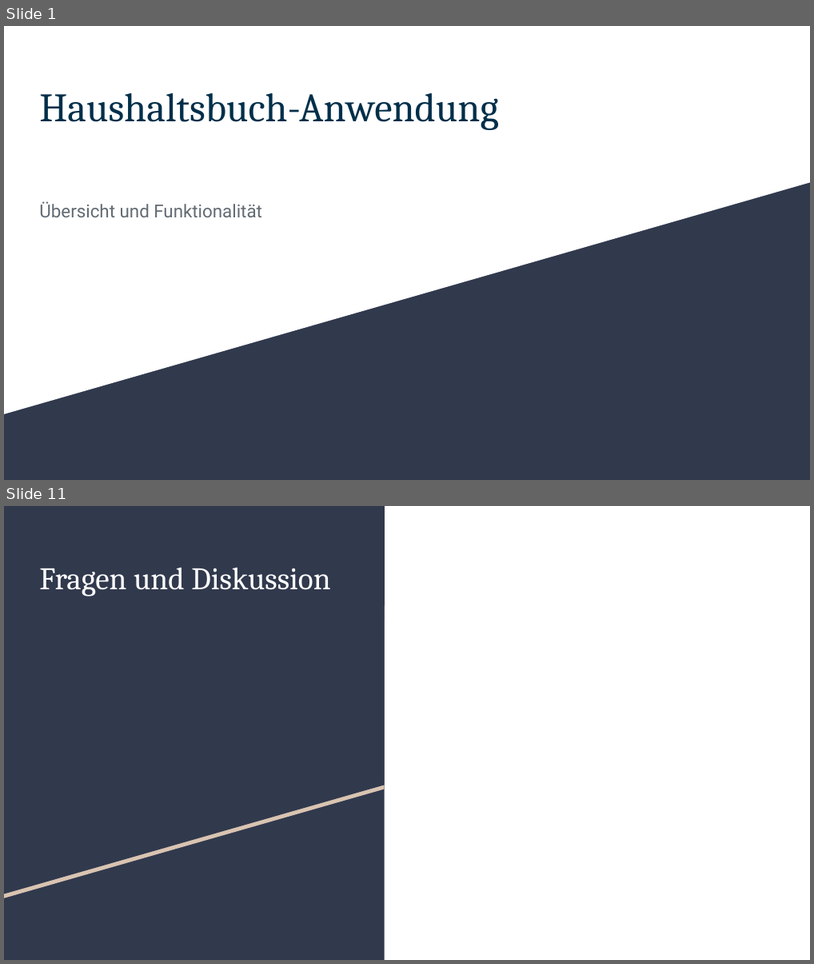
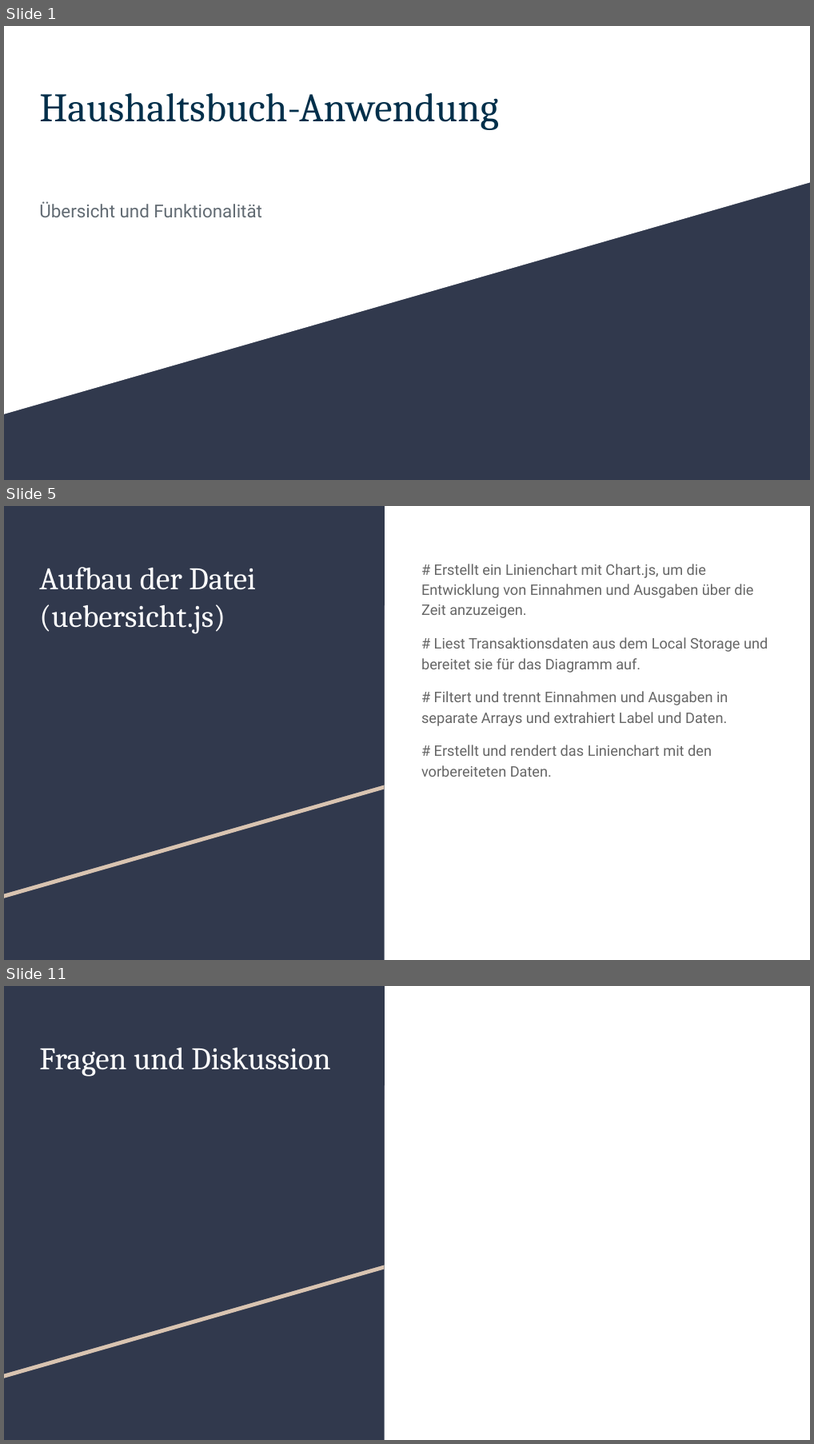
Before and after one commit to EduardMayer-IT/haushaltsbuch, a slide deck: Mayer Präsentation .pptx. Shown one above the other, each under a label of ours: slides 1 and 11 before the commit, slides 1, 5 and 11 after it; the slides between them are not shown. The pictures are 814x964 and 814x1444 pixels, drawn with LibreOffice and Linux fonts; fonts in the diff are those of the drawing. Boxes give left, top, right and bottom in pixels: in the first picture for what was removed or moved away, otherwise in the second. Text is boxed around its words. In the diff, an @@ line names an element or a change of style, - is before the commit and + after.

```diff
--- a/Mayer Präsentation .pptx
+++ b/Mayer Präsentation .pptx
@@ slide 5 added at (x1=4, y1=506, x2=810, y2=960), background #FFFFFF; not listed: 3 template elements that a slide beside it also shows @@
@@ title added at (x1=39, y1=567, x2=255, y2=634), 28 pt, text #FFFFFF @@
+Aufbau der Datei (uebersicht.js)
@@ text added at (x1=422, y1=564, x2=768, y2=776), 13 pt, text #666666 @@
+# Erstellt ein Linienchart mit Chart.js, um die Entwicklung von Einnahmen und Ausgaben über die Zeit anzuzeigen.
+# Liest Transaktionsdaten aus dem Local Storage und bereitet sie für das Diagramm auf.
+# Filtert und trennt Einnahmen und Ausgaben in separate Arrays und extrahiert Label und Daten.
+# Erstellt und rendert das Linienchart mit den vorbereiteten Daten.
```
Also in this commit, not shown: 8 slides changed, 1 slide removed, 2 other files.
